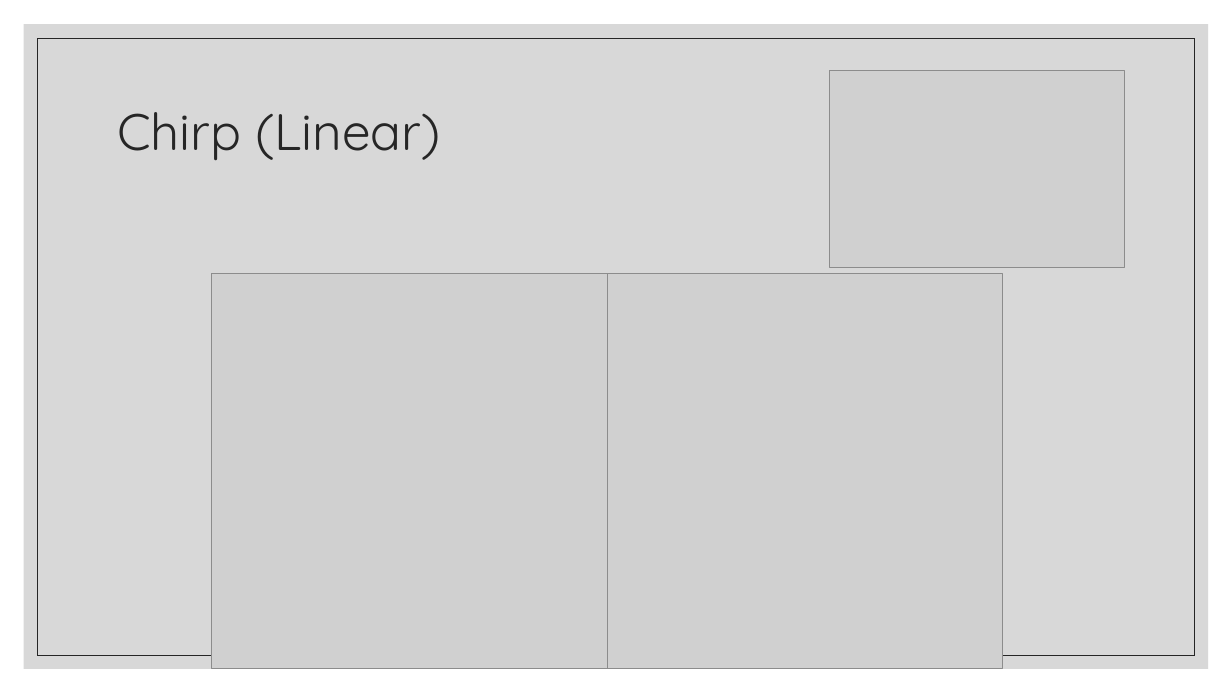
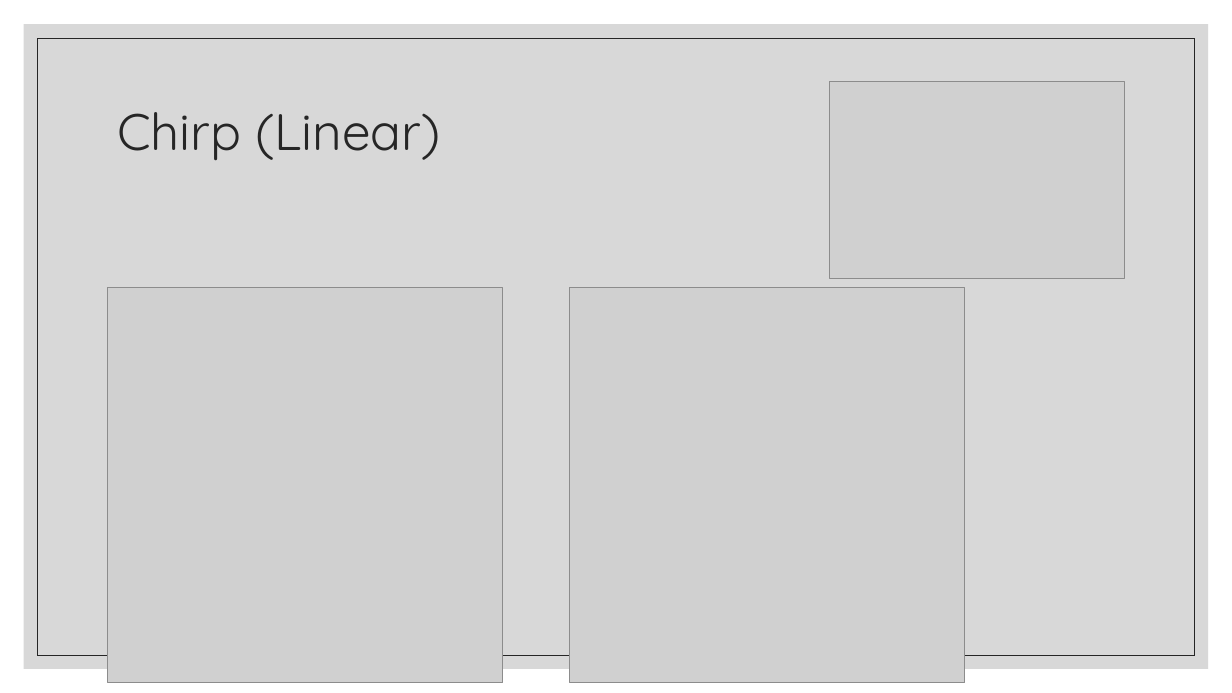
Before and after one commit to efreneau/Ambiguity-Function, a slide deck: slide 15 of The ambiguity function with applications.pptx (slide 13 before the commit). Drawn at 1232x693 pixels with LibreOffice and Linux fonts; fonts in the diff are those of the drawing; grey boxes stand for pictures. Boxes give left, top, right and bottom in pixels: in the first picture for what was removed or moved away, otherwise in the second. Text is boxed around its words. In the diff, an @@ line names an element or a change of style, - is before the commit and + after.

```diff
--- a/The ambiguity function with applications.pptx
+++ b/The ambiguity function with applications.pptx
@@ picture moved from (x1=830, y1=71, x2=1125, y2=268) to (x1=830, y1=82, x2=1125, y2=279) @@
@@ picture moved from (x1=212, y1=274, x2=607, y2=669) to (x1=108, y1=287, x2=504, y2=683) @@
@@ picture moved from (x1=607, y1=274, x2=1003, y2=669) to (x1=569, y1=287, x2=965, y2=683) @@
```
Also in this commit, not shown: 1 other slide changed, 4 slides added, 1 slide removed, 1 other file.
